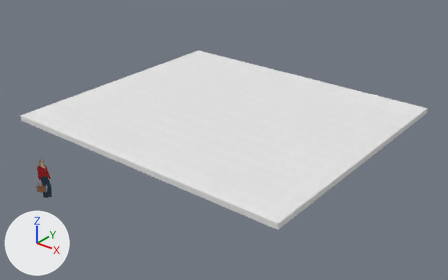
The glTF model G層娛樂室 ceiling 20210623.gltf as it was, and as the next commit left it.
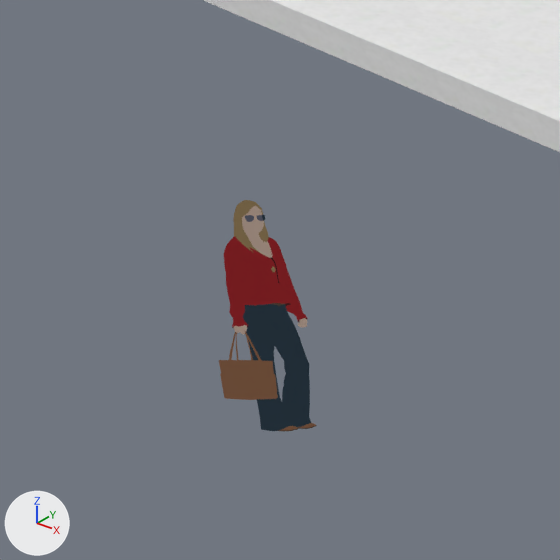
Each version appears first whole from a 50 mm camera at (18.95, -11.7, 12.66) aimed at (5.49, 5.12, 2.23), and next in a close-up on the part from 0% to 21% of the width and 45% to 78% of the height. The lights are fixed; the arrows at lower left show +X, +Y and +Z. Vertices at the same position are counted once.

Names of what the first close-up shows: 'root'.
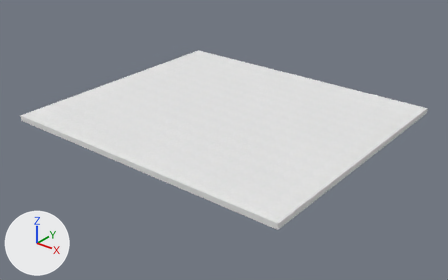
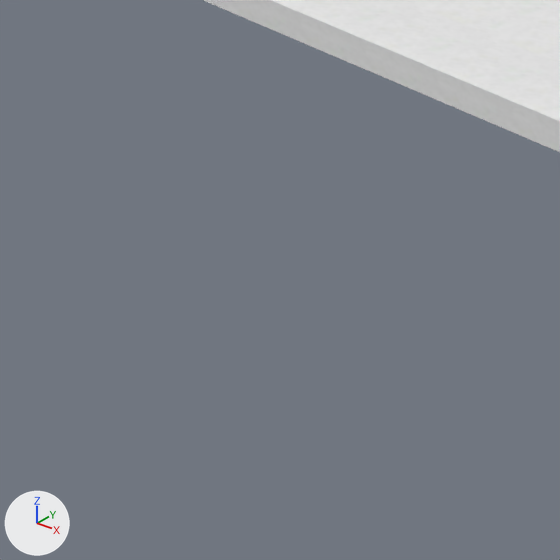
Commit message: G層娛樂室 ceiling 20210623 修正
G層娛樂室 ceiling 20210623 修正

Location of each change, (x1, y1, x2, y2) in pixels of the close-ups (560 x 560 px):
'root', reshaped: before (204, 0, 560, 431); after (204, 0, 560, 152)
part 1 of me_mesh_0, deleted: before (219, 200, 317, 431)

The change in detail:
me_mesh_0 has 939 vertices, 1527 faces and spans x 0.0..11.42, y 0.0..10.01, z 0.0..3.5.
me_mesh_0 is used by ob_root; location (0.0, 0.0, 0.0).
me_mesh_0 part 1: the loose piece of 931 vertices spanning x 0.17..0.64, y 0.11..0.5, z 0.0..1.7 is deleted.
me_mesh_0 no longer uses material mat_laura_skin (beige #d3b9a9).
me_mesh_0 no longer uses material mat_laura_pants (dark blue #233a4b).
me_mesh_0 no longer uses material mat_laura_shirt (red #a61720).
me_mesh_0 no longer uses material mat_laura_hair (brown #a1885e).
me_mesh_0 no longer uses material mat_laura_glasses (dark blue #646679).
me_mesh_0 no longer uses material mat_laura_shoes (brown #946749).
me_mesh_0 no longer uses material mat_laura_shirt2 (dark red #560a0f).
me_mesh_0 no longer uses material mat_laura_belt (brown #5f4a3c).
